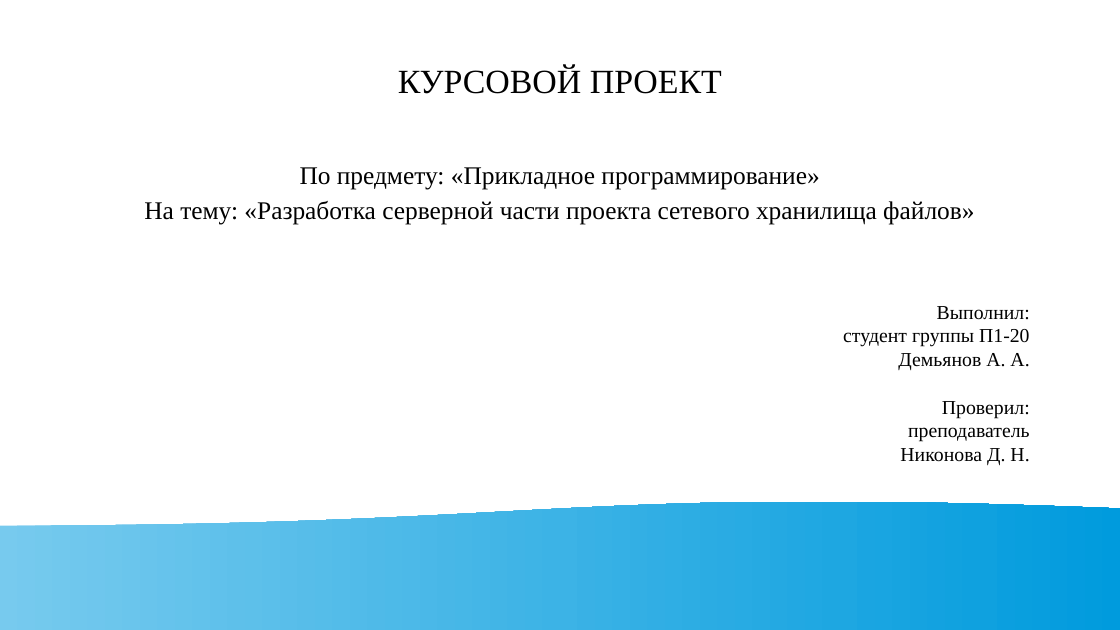
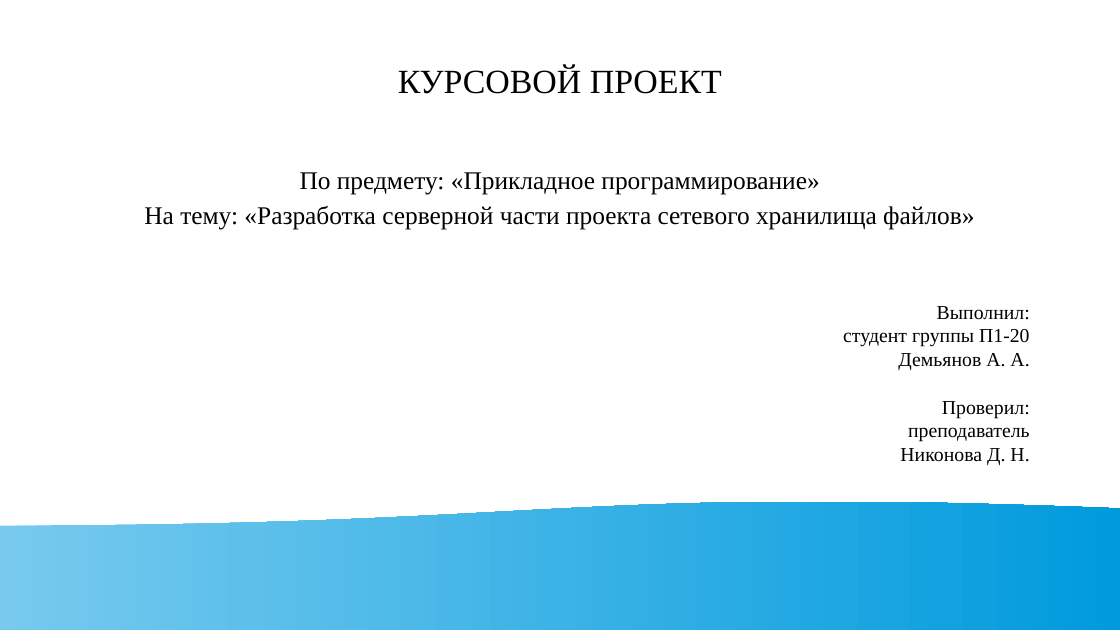
Before and after one commit to hantagu/go-filestorage-server, a slide deck: slide 1 of Презентация.odp. Drawn at 1120x630 pixels with LibreOffice and Linux fonts; fonts in the diff are those of the drawing. Boxes give left, top, right and bottom in pixels: in the first picture for what was removed or moved away, otherwise in the second. Text is boxed around its words. In the diff, an @@ line names an element or a change of style, - is before the commit and + after.

```diff
--- a/Презентация.odp
+++ b/Презентация.odp
@@ title "По предмету: «Прикладное программирование» На ...": place and size @@
-title "По предмету: «Прикладное программирование» На ..." at bbox=[144, 167, 974, 225]
+title "По предмету: «Прикладное программирование» На ..." at bbox=[144, 172, 974, 230]
```
Also in this commit, not shown: 2 other slides changed, 1 slide added, 1 other file.
